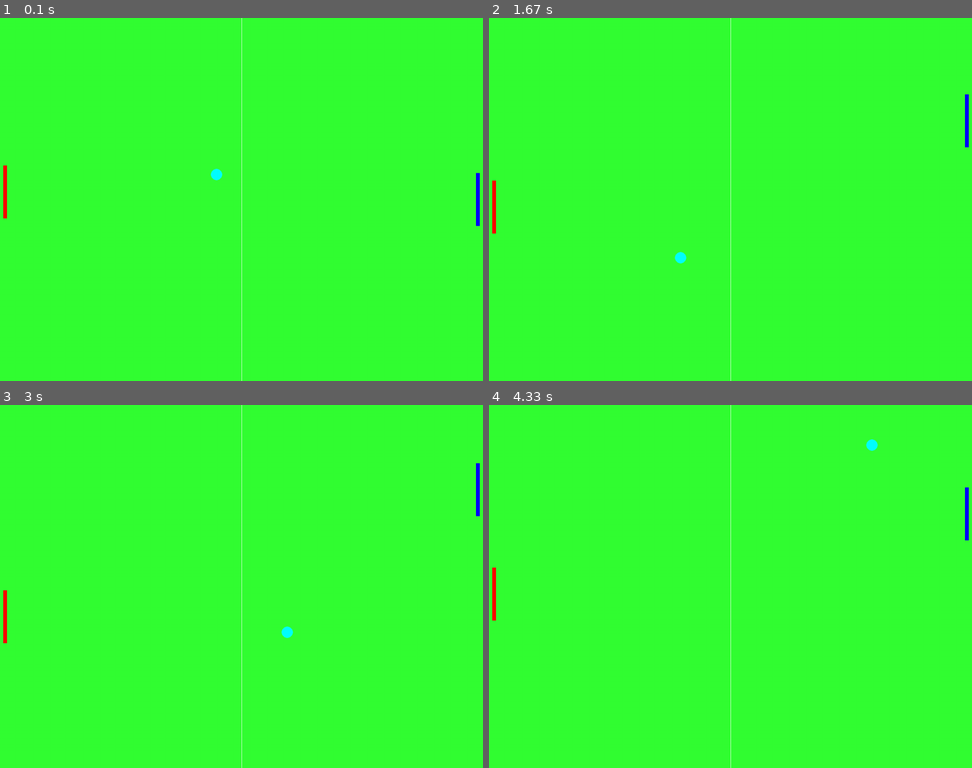
Above: before the commit, frames 1-4 (two rows, left to right).
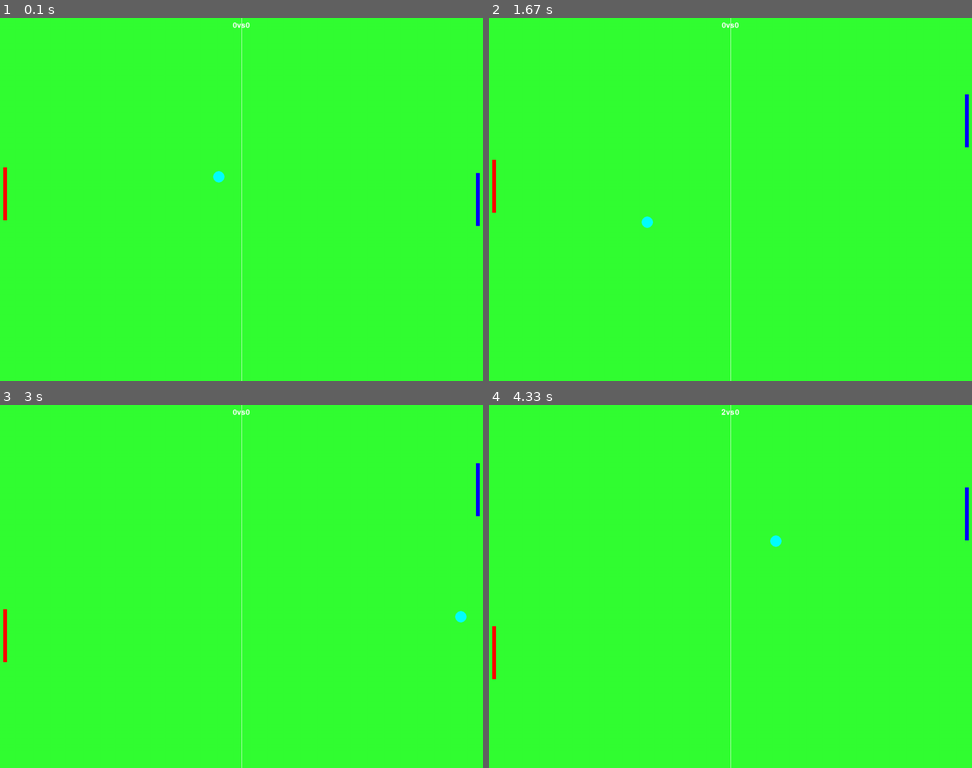
Above: after the commit, the same moments.

Repository: parkminjae0731/pygameProject
Game: pygame game, started from pygame/1.py
The game is run twice, just before and just after one commit, with the same random seed, the same clock (stepped at 60 frames per second) and the same inputs.
Inputs:
- Up to frame 1 (0.1 s): no input
- Up to frame 2 (1.67 s): hold Up 0.33-0.8 s; hold Down 0.83-1.13 s; hold Up 1.17-1.53 s; hold Down from 1.57 s (still down)
- Up to frame 3 (3 s): release Down at 1.93 s; hold Up 1.97-2.27 s; hold Down 2.3-2.6 s; hold Up from 2.63 s (still down)
- Up to frame 4 (4.33 s): release Up at 3 s; hold Down 3.03-3.4 s; hold Up 3.43-3.73 s; hold Down 3.77-4.07 s; hold Up from 4.1 s (still down)

The runs differ from the first frame. In frame 1, 0.1% of the frame differs, in the area x 0-52%, y 1-56%; in frame 2, 0.3%; in frame 3, 0.2%; in frame 4, 0.4%, in the area x 0-81%, y 1-76%.

Commit message:
:memo:update

Diff:
--- a/pygame/1.py
+++ b/pygame/1.py
@@ -1,35 +1,43 @@
 import pygame, sys, random
 
 def ball_animation():
-    global ball_speed_x, ball_speed_y
+    global ball_speed_x, ball_speed_y, score,myscore
     ball.x += ball_speed_x
     ball.y += ball_speed_y
     if ball.top <= 0 or ball.bottom >= screen_height:
         ball_speed_y *= -1
-    if ball.left <= 0 or ball.right >= screen_width:
+    if ball.left <= 0:
         ball_restart()
+        myscore += 1
+    if ball.right >= screen_width:
+        ball_restart()
+        score += 1
+
     if ball.colliderect(player) or ball.colliderect(opponent):
         ball_speed_x *= -1
+
 def player_animation():
     player.y += player_speed
     if player.top <= 0:
         player.top = 0
-    if player.bottom >=screen_height:
+    if player.bottom >= screen_height:
         player.bottom = screen_height
+
 def opponent_animation():
     if opponent.top < ball.y:
         opponent.top += opponent_speed
-    if opponent.bottom >ball.y:
+    if opponent.bottom > ball.y:
         opponent.bottom -= opponent_speed
     if opponent.top <= 0:
         opponent.top = 0
-    if opponent.bottom >=screen_height:
+    if opponent.bottom >= screen_height:
         opponent.bottom = screen_height
+
 def ball_restart():
     global ball_speed_x, ball_speed_y
-    ball.center = (screen_width/2,screen_height/2)
-    ball_speed_y *= random.choice((1,-1))
-    ball_speed_x *= random.choice((1,-1))
+    ball.center = (screen_width/2, screen_height/2)
+    ball_speed_y *= random.choice((1, -1))
+    ball_speed_x *= random.choice((1, -1))
 
 pygame.init()
 
@@ -38,73 +46,51 @@
 screen_width = 1280
 screen_height = 960
 
-screen = pygame.display.set_mode((screen_width,screen_height))
+screen = pygame.display.set_mode((screen_width, screen_height))
 
 pygame.display.set_caption('pong')
-ball = pygame.Rect(screen_width/2 - 15,screen_height/2 - 15,30,30)
-player = pygame.Rect(screen_width - 20,screen_height/2 - 70,10,140)
-opponent = pygame.Rect(10,screen_height/2 - 70,10,140)
+ball = pygame.Rect(screen_width/2 - 15, screen_height/2 - 15, 30, 30)
+player = pygame.Rect(screen_width - 20, screen_height/2 - 70, 10, 140)
+opponent = pygame.Rect(10, screen_height/2 - 70, 10, 140)
 
-bg_color = pygame.Color(50,255,50)
-light_grey = (200,200,200)
+bg_color = pygame.Color(50, 255, 50)
+light_grey = (200, 200, 200)
 
-ball_speed_x = 11 * random.choice((1,-1))
-ball_speed_y =11 * random.choice((1,-1))
+ball_speed_x = 10 * random.choice((1, -1))
+ball_speed_y = 10 * random.choice((1, -1))
 player_speed = 0
-opponent_speed = 10
+opponent_speed = 15
 
+font_text = pygame.font.SysFont(None, 30)
+score = 0
+myscore = 0
 while True:
     for event in pygame.event.get():
-        if event .type == pygame.QUIT:
+        if event.type == pygame.QUIT:
             pygame.quit()
             sys.exit()
         if event.type == pygame.KEYDOWN:
             if event.key == pygame.K_DOWN:
-                player_speed +=8
+                player_speed += 8
             if event.key == pygame.K_UP:
-                 player_speed -=8
+                player_speed -= 8
         if event.type == pygame.KEYUP:
             if event.key == pygame.K_DOWN:
-                player_speed -=8
+                player_speed -= 8
             if event.key == pygame.K_UP:
-                 player_speed +=8
-
-
+                player_speed += 8
 
     ball_animation()
     player_animation()
     opponent_animation()
     screen.fill(bg_color)
-    pygame.draw.rect(screen,(0,0,255),player)
-    pygame.draw.rect(screen,(255,0,0),opponent)
-    pygame.draw.ellipse(screen,(0,255,255),ball)
-    pygame.draw.aaline(screen,(255,255,255),(screen_width/2,0),(screen_width/2,screen_height))
+    pygame.draw.rect(screen, (0, 0, 255), player)
+    pygame.draw.rect(screen, (255, 0, 0), opponent)
+    pygame.draw.ellipse(screen, (0, 255, 255), ball)
+    pygame.draw.aaline(screen, (255, 255, 255), (screen_width/2, 0), (screen_width/2, screen_height))
+
+    score_text = font_text.render(str(score) + "vs" + str(myscore), True, (255, 255, 255))
+    screen.blit(score_text, (screen_width/2 - score_text.get_width()/2, 10))
     pygame.display.flip()
     clock.tick(60)
-    class Raindrop(object):
-        def __init__(self):
-            self.height = random.randint(4,7)
-            self.speed = random.randint(5,10)
-            self.x = random.randint(0,SCREEN_WIDTH)
-            self.y = -self.height
-        def move(self):
-            self.y += self.speed
-        def draw(self):
-            pygame.draw.line(screen,white,(self.x,self.y),(self.x,self.y+self.height),1)
-    def main():
-        raindrops = []
-        while True:
-            clock.tick(60)
-            for event in pygame.event.get():
-                if event.type == pygame.QUIT:
-                    sys.exit()
-            raindrops.append(Raindrop())
-            for drop in raindrops:
-                drop.move()
-                drop.draw()
-                if drop.y > SCREEN_HEIGHT:
-                    raindrops.remove(drop)
-            pygame.display.update()
-
-            if __name__=="__main__":
-                main()
+    pygame.display.update()
--- /dev/null
+++ b/pygame/dino.py
@@ -0,0 +1,56 @@
+import pygame
+import sys
+pygame.init()
+pygame.display.set_caption('Jumping dino')
+MAX_WIDTH = 800
+MAX_HEIGHT = 400
+def main():
+    screen = pygame.display.set_mode((MAX_WIDTH,MAX_HEIGHT))
+    fps = pygame.time.Clock()
+    imgDino1 = pygame.image.load('dino1.png')
+    imgDino2 = pygame.image.load('dino2.png')
+    dino_height = imgDino1.get_size()[1]
+    dino_bottom = MAX_HEIGHT - dino_height
+    dino_x = 50
+    dino_y = dino_bottom
+    jump_top = 200
+    leg_swap = True
+    is_bottom = True
+    is_go_up = False
+    imgTree = pygame.image.load('tree.png')
+    tree_height = imgTree.get_size()[1]
+    tree_x = MAX_WIDTH
+    tree_y = MAX_HEIGHT - tree_height
+    while True:
+        screen.fill((255,255,255))
+        for event in pygame.event.get():
+            if event.type == pygame.QUIT:
+                pygame.quit()
+                sys.exit()
+            elif event.type == pygame.KEYDOWN:
+                if is_bottom:
+                    is_go_up = True
+                    is_bottom = False
+        if is_go_up:
+            dino_y -= 10.0
+        elif not is_go_up and not is_bottom:
+            dino_y += 10.0
+        if is_go_up and dino_y <= jump_top:
+            is_go_up = False
+        if not is_bottom and  dino_y >= dino_bottom:
+            is_bottom = True
+            dino_y = dino_bottom
+        tree_x -= 12.0
+        if tree_x <= 0:
+            tree_x = MAX_WIDTH
+        screen.blit(imgTree,(tree_x,tree_y))
+        if leg_swap:
+            screen.blit(imgDino1,(dino_x,dino_y))
+            leg_swap = False
+        else:
+            screen.blit(imgDino2,(dino_x,dino_y))
+            leg_swap = True
+        pygame.display.update()
+        fps.tick(30)
+if __name__ ==  '__main__':
+    main()
Binary file added: dino1.png
Binary file added: dino2.png
Binary file added: tree.png
